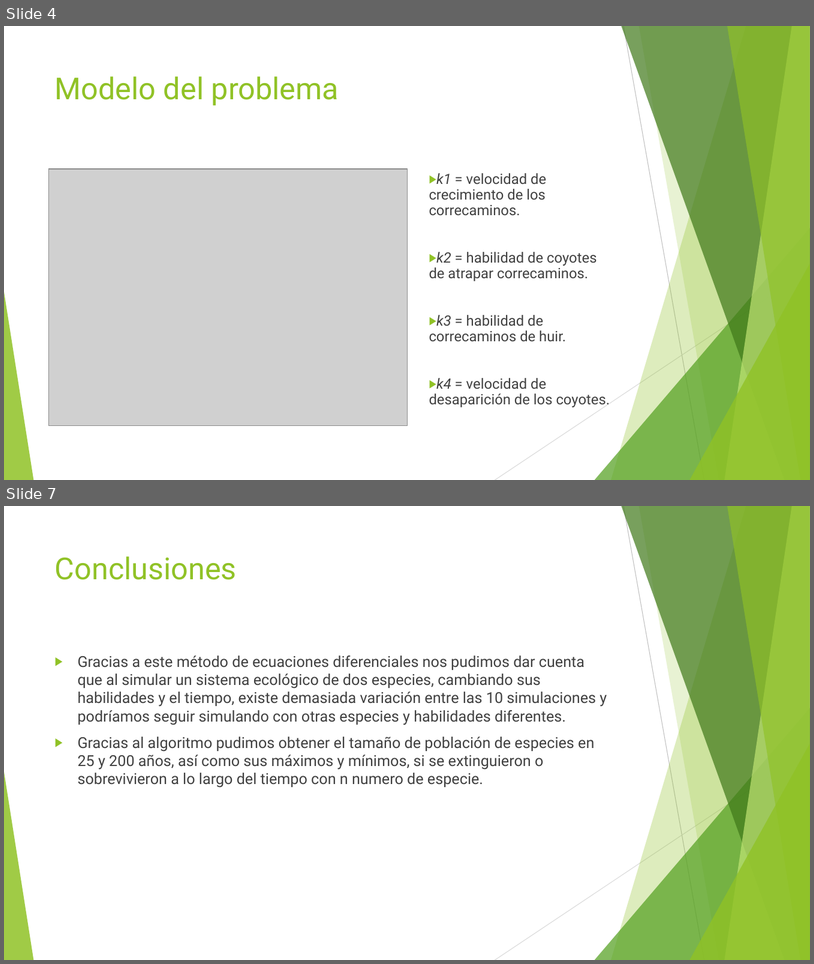
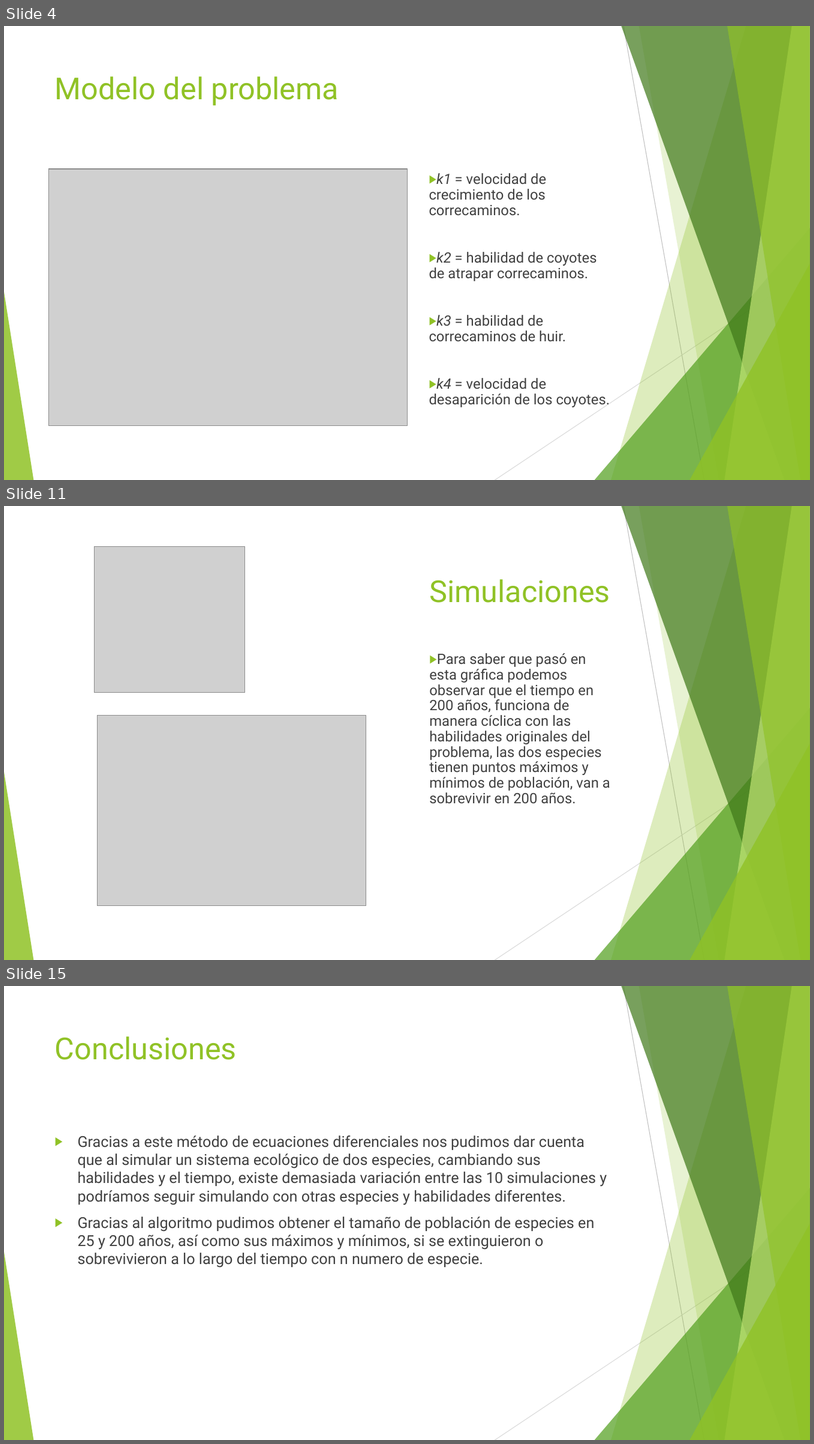
Before and after one commit to javierpreciado9/proyecto_modulo3, a slide deck: ProyectoModulo3_MendozaE1_PreciadoJ2_IrigoyenC3.pptx. Shown one above the other, each under a label of ours: slides 4 and 7 before the commit, slides 4, 11 and 15 after it; the slides between them are not shown. The pictures are 814x964 and 814x1444 pixels, drawn with LibreOffice and Linux fonts; fonts in the diff are those of the drawing; grey boxes stand for pictures. Boxes give left, top, right and bottom in pixels: in the first picture for what was removed or moved away, otherwise in the second. Text is boxed around its words. In the diff, an @@ line names an element or a change of style, - is before the commit and + after.

```diff
--- a/ProyectoModulo3_MendozaE1_PreciadoJ2_IrigoyenC3.pptx
+++ b/ProyectoModulo3_MendozaE1_PreciadoJ2_IrigoyenC3.pptx
@@ slide 11 added at <box>4,506,810,960</box>, background #FFFFFF; not listed: 10 template elements that a slide beside it also shows @@
@@ picture added at <box>95,547,245,693</box> @@
@@ title added at <box>429,579,611,603</box>, 36 pt, text #90C226 @@
+Simulaciones
@@ text added at <box>429,653,611,804</box>, 17 pt, text #404040 @@
+▶ Para saber que pasó en esta gráfica podemos observar que el tiempo en 200 años, funciona de manera cíclica con las habilidades originales del problema, las dos especies tienen puntos máximos y mínimos de población, van a sobrevivir en 200 años.
@@ picture added at <box>97,715,366,905</box> @@
@@ what was slide 7 is now slide 15 @@
```
Also in this commit, not shown: 9 other slides added, 2 slides removed, 1 other file.
